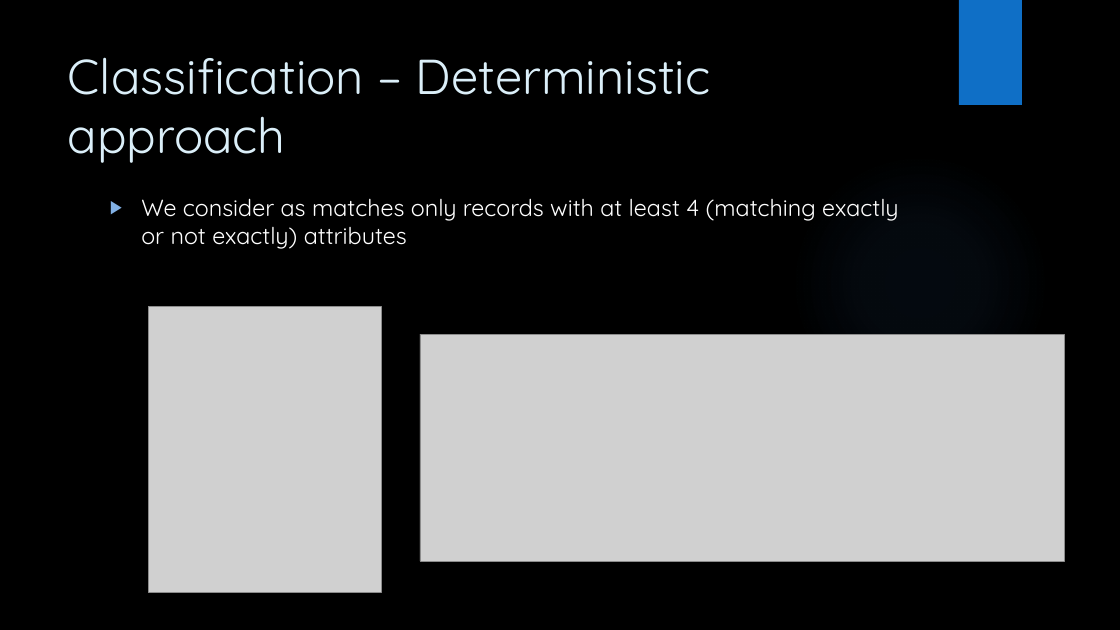
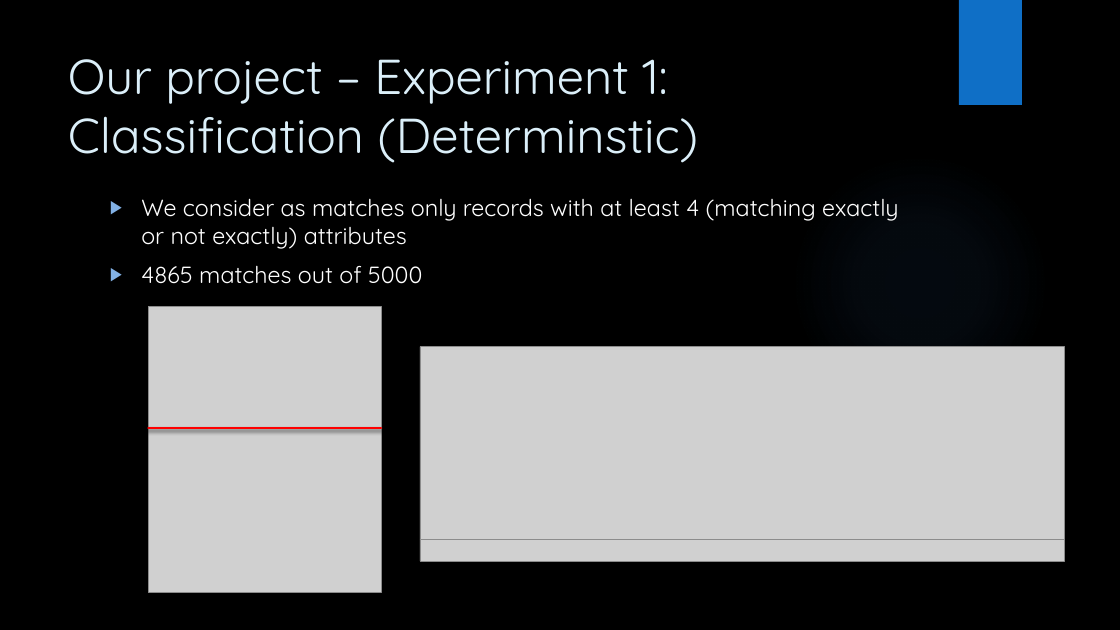
Before and after one commit to frenkowski/ML_aided_RecordLinkage, a slide deck: slide 16 of DA_project_slides.pptx. Drawn at 1120x630 pixels with LibreOffice and Linux fonts; fonts in the diff are those of the drawing; grey boxes stand for pictures; background and template pictures are left out. Boxes give left, top, right and bottom in pixels: in the first picture for what was removed or moved away, otherwise in the second. Text is boxed around its words. In the diff, an @@ line names an element or a change of style, - is before the commit and + after.

```diff
--- a/DA_project_slides.pptx
+++ b/DA_project_slides.pptx
@@ title at [68,59,698,163]: text changed @@
-Classification – Deterministic approach
+Our project – Experiment 1: Classification (Determinstic)
@@ text at [141,266,423,284]: paragraph added @@
+▶ 4865 matches out of 5000
@@ picture added at [420,347,1065,540] @@
@@ line added from (381, 428) to (149, 428), #FF0000 2.25 pt @@
@@ picture: place and size @@
-picture at [420,334,1065,561]
+picture at [420,540,1065,561]
```
Also in this commit, not shown: 15 other slides changed.
